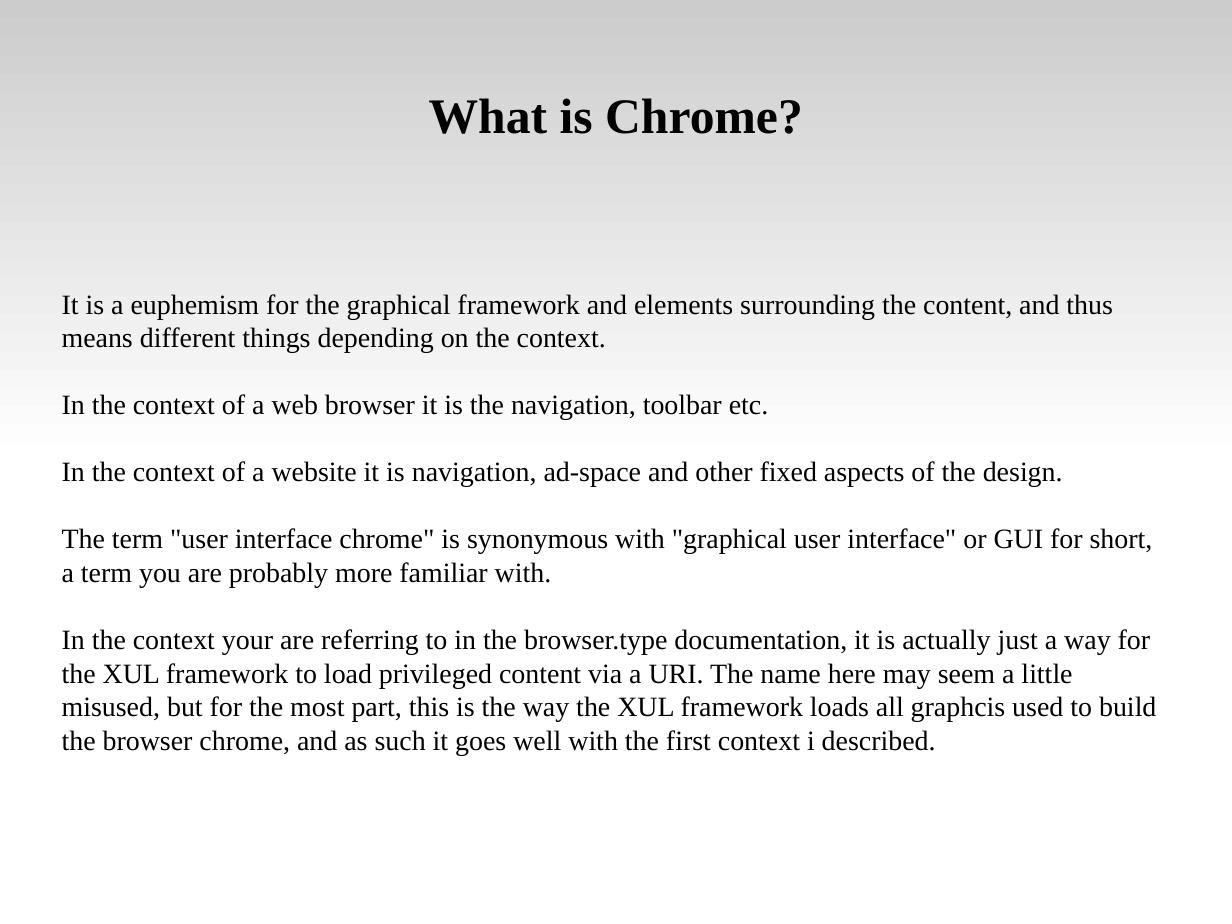
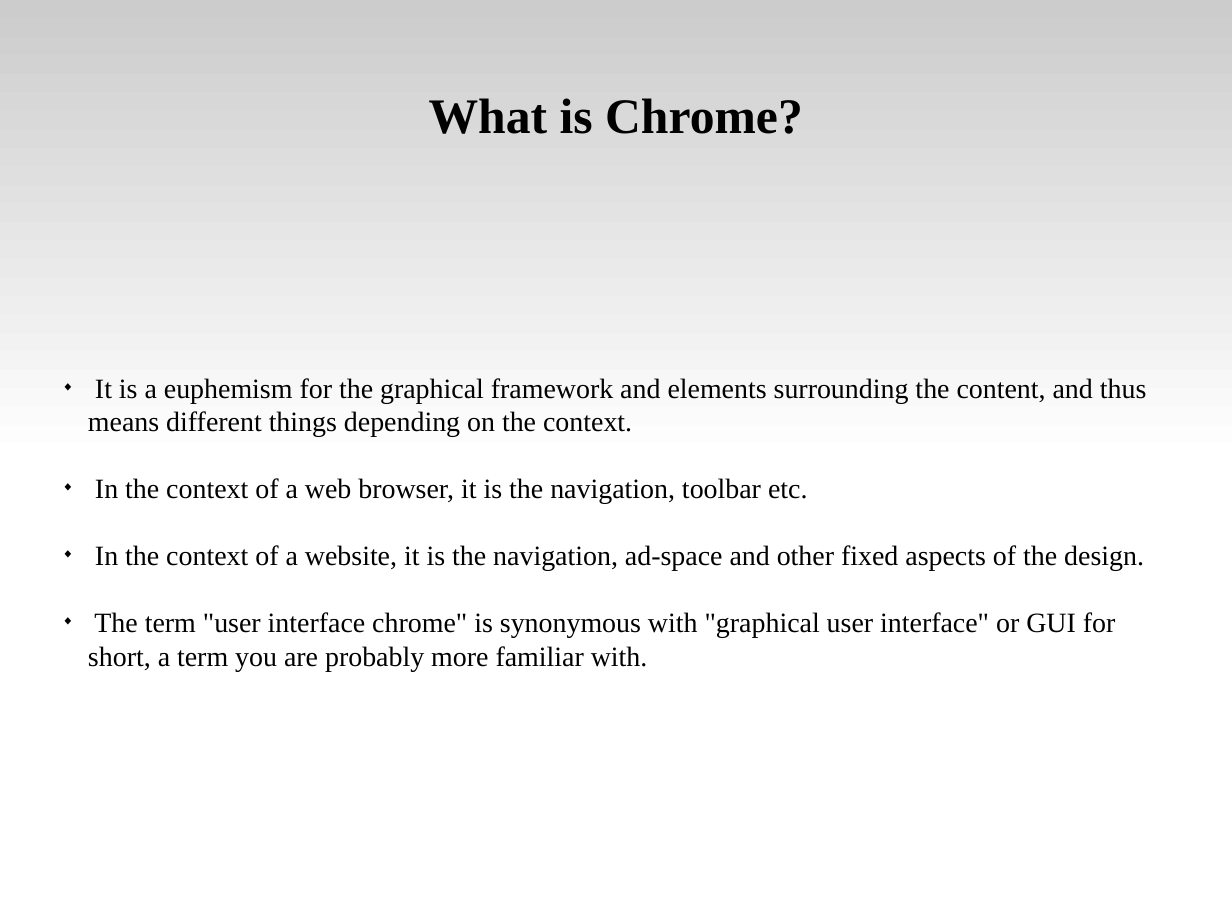
Before and after one commit to tsaicw/browser_research, a slide deck: slide 25 of WebKit/WebKit.odp (slide 31 before the commit). Drawn at 1232x924 pixels with LibreOffice and Linux fonts; fonts in the diff are those of the drawing. Boxes give left, top, right and bottom in pixels: in the first picture for what was removed or moved away, otherwise in the second. Text is boxed around its words. In the diff, an @@ line names an element or a change of style, - is before the commit and + after.

Commit message:
[WebKit]   Modify the "Table of Contents" page.   Modify the "What is Chrome" page.

```diff
--- a/WebKit/WebKit.odp
+++ b/WebKit/WebKit.odp
@@ subtitle at [88, 378, 1147, 671]: bullet none to ◆ @@
@@ subtitle at [95, 478, 1144, 571]: text changed @@
-In the context of a web browser it is the navigation, toolbar etc.
-In the context of a website it is navigation, ad-space and other fixed aspects of the design.
+◆ In the context of a web browser, it is the navigation, toolbar etc.
+◆ In the context of a website, it is the navigation, ad-space and other fixed aspects of the design.
@@ subtitle at [62, 629, 1156, 755]: paragraph removed @@
-In the context your are referring to in the browser.type documentation, it is actually just a way for the XUL framework to load privileged content via a URI. The name here may seem a little misused, but for the most part, this is the way the XUL framework loads all graphcis used to build the browser chrome, and as such it goes well with the first context i described.
```
Also in this commit, not shown: 6 other slides changed, 2 slides added, 3 slides removed.
